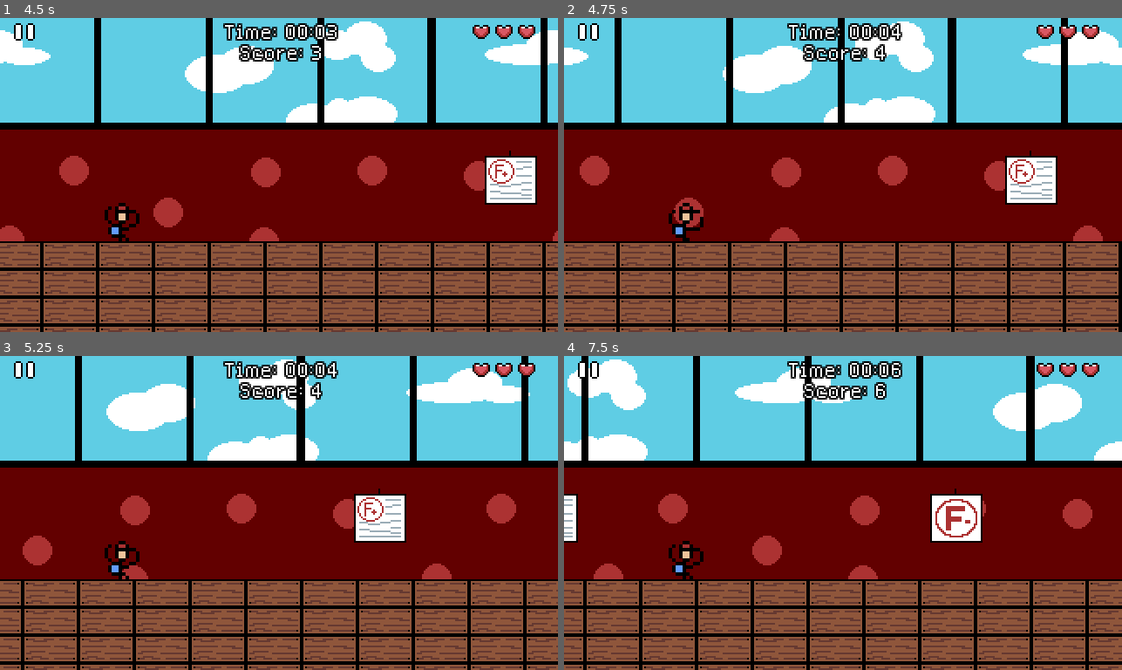
Above: before the commit, frames 1-4 (two rows, left to right).
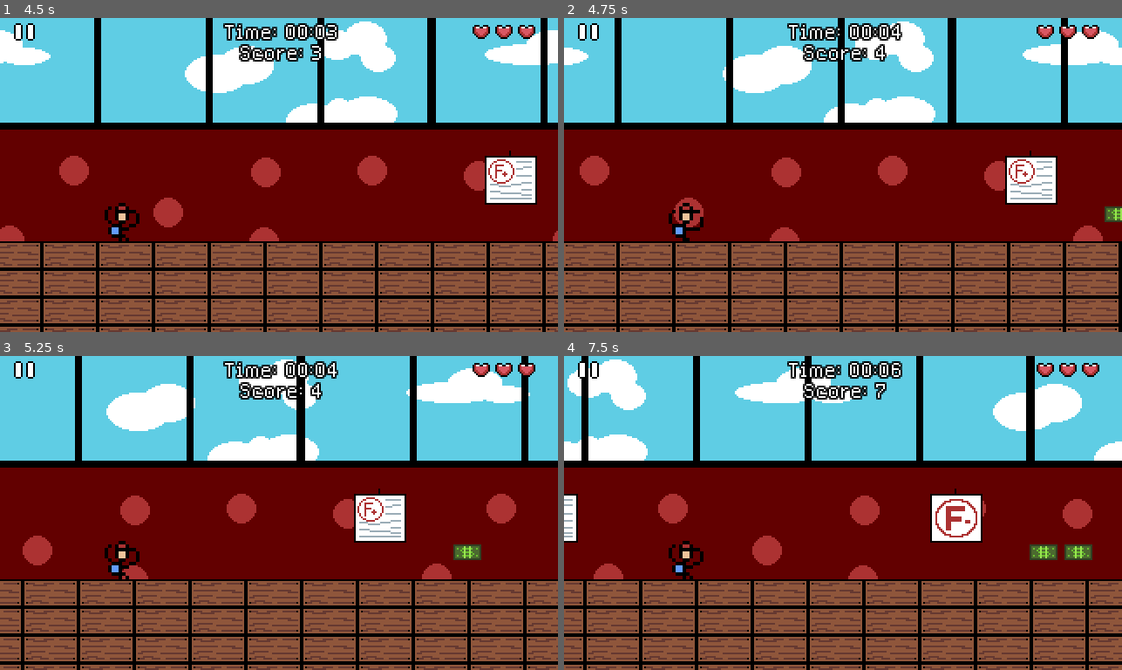
Above: after the commit, the same moments.

Repository: jmate03/Senior-Scramble
Game: Godot game, scene res://scenes/main_menu.tscn
Same seed, same stepped clock (60 frames per second), same inputs: the game is played once before the commit and once after it. Sound files missing from this copy of the repository are replaced by a short silence.
Inputs (mouse positions are in pixels of both pictures, inside the frame that each line leads up to):
- Up to frame 1 (4.5 s): click "Start Game!" at 0.5 s; move the mouse to (401, 159) at 1.27 s; hold Right (ui_right) 1.28-2.78 s; right-click (401, 159) at 1.35 s; click (401, 159) at 1.52 s; move the mouse to (167, 190) at 2.02 s; right-click (167, 190) at 2.1 s; click (167, 190) at 2.27 s; move the mouse to (334, 105) at 2.77 s; hold Left (ui_left) 2.78-3.53 s; right-click (334, 105) at 2.85 s; move the mouse to (251, 237) at 3.52 s; hold Right (ui_right) from 3.53 s (still down); right-click (251, 237) at 3.6 s; click (251, 237) at 3.77 s; move the mouse to (446, 222) at 4.27 s; right-click (446, 222) at 4.35 s
- Up to frame 2 (4.75 s): keep holding Right (ui_right); click (1010, 222) at 4.52 s
- Up to frame 3 (5.25 s): move the mouse to (111, 465) at 5.02 s; release Right (ui_right) at 5.03 s; hold Left (ui_left) from 5.03 s (still down); right-click (111, 465) at 5.1 s
- Up to frame 4 (7.5 s): click (675, 465) at 5.27 s; move the mouse to (870, 513) at 5.77 s; release Left (ui_left) at 5.78 s; hold Right (ui_right) 5.78-6.53 s; right-click (870, 513) at 5.85 s; move the mouse to (759, 434) at 6.52 s; hold Left (ui_left) from 6.53 s (still down); right-click (759, 434) at 6.6 s; click (759, 434) at 6.77 s; move the mouse to (965, 497) at 7.27 s; right-click (965, 497) at 7.35 s

Frame 1 is identical in both runs. In frame 2, 0.2% of the frame differs, in the area x 96-100%, y 60-65%; in frame 3, 0.2%; in frame 4, 0.6%, in the area x 55-95%, y 8-65%.

Commit message:
added collectible dollar and sfx

Diff:
--- a/scenes/background.tscn
+++ b/scenes/background.tscn
@@ -1,6 +1,6 @@
 [gd_scene load_steps=4 format=3 uid="uid://dapy7lw0hgcdd"]
 
-[ext_resource type="Script" uid="uid://c4w5pwijtbdg3" path="res://scenes/background.gd" id="1_jougr"]
+[ext_resource type="Script" uid="uid://c4w5pwijtbdg3" path="res://scripts/background.gd" id="1_jougr"]
 [ext_resource type="Texture2D" uid="uid://bive1h6th8syu" path="res://assets/Background/parallax2.png" id="1_y0upk"]
 [ext_resource type="Texture2D" uid="uid://djdn0cdx5ljfw" path="res://assets/Background/parallax1.png" id="2_jougr"]
 
--- /dev/null
+++ b/scenes/dollar.tscn
@@ -0,0 +1,23 @@
+[gd_scene load_steps=5 format=3 uid="uid://benlml5bb31f0"]
+
+[ext_resource type="Script" uid="uid://tixdgldlnxbk" path="res://scripts/dollar.gd" id="1_7ohs3"]
+[ext_resource type="Texture2D" uid="uid://b61jcyusm01nm" path="res://assets/Background/dollar.png" id="2_c6fjb"]
+[ext_resource type="AudioStream" uid="uid://yh8k8ta0dhio" path="res://assets/Sound/sen_dollar.mp3" id="3_c6fjb"]
+
+[sub_resource type="RectangleShape2D" id="RectangleShape2D_7ohs3"]
+size = Vector2(16, 9)
+
+[node name="Dollar" type="Area2D"]
+script = ExtResource("1_7ohs3")
+
+[node name="Sprite2D" type="Sprite2D" parent="."]
+texture = ExtResource("2_c6fjb")
+
+[node name="CollisionShape2D" type="CollisionShape2D" parent="."]
+position = Vector2(0, -0.5)
+shape = SubResource("RectangleShape2D_7ohs3")
+
+[node name="DollarSFX" type="AudioStreamPlayer2D" parent="."]
+stream = ExtResource("3_c6fjb")
+
+[connection signal="body_entered" from="." to="." method="_on_body_entered"]
--- a/scenes/main_menu.tscn
+++ b/scenes/main_menu.tscn
@@ -7,7 +7,7 @@
 [ext_resource type="Script" uid="uid://3orj5xv2jc2v" path="res://scripts/idle_player.gd" id="4_wu84c"]
 [ext_resource type="Texture2D" uid="uid://d3pyr6jq2ve7f" path="res://assets/UI/backbutton.png" id="5_8ln24"]
 [ext_resource type="Texture2D" uid="uid://bdgtabhuv5ykd" path="res://assets/Obstacles/textbooks.png" id="7_tbmy8"]
-[ext_resource type="Script" uid="uid://bk0whsmeec4u5" path="res://scenes/tab_container.gd" id="8_5dd4i"]
+[ext_resource type="Script" uid="uid://bk0whsmeec4u5" path="res://scripts/tab_container.gd" id="8_5dd4i"]
 [ext_resource type="Texture2D" uid="uid://dslxltcj0sard" path="res://assets/Obstacles/papers.png" id="8_jk1qb"]
 
 [sub_resource type="AtlasTexture" id="AtlasTexture_rcqid"]
--- a/scenes/music_controller.tscn
+++ b/scenes/music_controller.tscn
@@ -1,6 +1,6 @@
 [gd_scene load_steps=4 format=3 uid="uid://cry1hbm561ixp"]
 
-[ext_resource type="Script" uid="uid://cv0wfch6jagxa" path="res://scenes/music_controller.gd" id="1_nuwea"]
+[ext_resource type="Script" uid="uid://cv0wfch6jagxa" path="res://scripts/music_controller.gd" id="1_nuwea"]
 [ext_resource type="AudioStream" uid="uid://4vyy13u2ls3a" path="res://assets/Sound/SeniorScrambleBGM.wav" id="1_o7k1f"]
 [ext_resource type="AudioStream" uid="uid://cr74l4i2ub1he" path="res://assets/Sound/sen_menu.mp3" id="3_a2hxn"]
 
--- a/scenes/obstacle_spawner.tscn
+++ b/scenes/obstacle_spawner.tscn
@@ -1,10 +1,12 @@
-[gd_scene load_steps=4 format=3 uid="uid://ctlp3dhm2xje3"]
+[gd_scene load_steps=5 format=3 uid="uid://ctlp3dhm2xje3"]
 
 [ext_resource type="Script" uid="uid://cagmmr20c8ihk" path="res://scripts/obstacle_spawner.gd" id="1_vyba0"]
 [ext_resource type="PackedScene" uid="uid://dsn2ivnlhc0x0" path="res://scenes/ob_papers.tscn" id="2_gmt3g"]
 [ext_resource type="PackedScene" uid="uid://cyhhe436fvjub" path="res://scenes/ob_textbooks.tscn" id="3_0ghqo"]
+[ext_resource type="PackedScene" uid="uid://benlml5bb31f0" path="res://scenes/dollar.tscn" id="4_0ghqo"]
 
 [node name="obstacle_spawner" type="Node2D"]
 script = ExtResource("1_vyba0")
 obstacle_scenes = Array[PackedScene]([ExtResource("2_gmt3g"), ExtResource("3_0ghqo")])
+dollar_scene = ExtResource("4_0ghqo")
 ground_y_position = 113.0
--- a/scenes/player.tscn
+++ b/scenes/player.tscn
@@ -133,7 +133,7 @@
 position = Vector2(0, -9)
 sprite_frames = SubResource("SpriteFrames_t53lx")
 animation = &"run"
-frame_progress = 0.796587
+frame_progress = 0.950036
 
 [node name="StandingCollision" type="CollisionShape2D" parent="."]
 position = Vector2(0, -8)
--- /dev/null
+++ b/scripts/dollar.gd
@@ -0,0 +1,31 @@
+extends Area2D
+@export var dollar_value: int = 1
+@export var speed: float = 100.0
+@onready var dollarsfx = $DollarSFX
+
+# Called when the node enters the scene tree for the first time.
+func _ready() -> void:
+	body_entered.connect(_on_body_entered)
+
+
+# Called every frame. 'delta' is the elapsed time since the previous frame.
+func _process(delta: float) -> void:
+	position.x -= speed*delta
+	if position.x < -100:
+		queue_free()
+
+
+func _on_body_entered(body: Node2D) -> void:
+	if body.is_in_group("player"):
+		dollarsfx.pitch_scale = randf_range(0.9,1.3)
+		dollarsfx.play()
+		collect(body)
+
+func collect(player):
+	if player.has_method("collect_dollar"):
+		player.collect_dollar(dollar_value)
+		visible = false
+		$CollisionShape2D.set_deferred("disabled", true)
+
+		await dollarsfx.finished
+	queue_free()
--- a/scripts/game.gd
+++ b/scripts/game.gd
@@ -23,6 +23,8 @@
 
 	%"Pause Menu".hide()
 	%"Game Over".hide()
+
+	$Player.dollar_collected.connect(_on_dollar_collected)
 	start_game()
 
 
@@ -53,6 +55,8 @@
 	var seconds = int(time_elapsed) % 60
 	$"UI/Time Elapsed Label".text = "Time: %02d:%02d" % [minutes, seconds]
 
+func _on_dollar_collected(value: int):
+	score += value
 func _on_player_game_over():
 	game_running = false
 	game_over = true
--- a/scripts/obstacle_spawner.gd
+++ b/scripts/obstacle_spawner.gd
@@ -1,6 +1,7 @@
 extends Node2D
 
 @export var obstacle_scenes: Array[PackedScene] = []
+@export var dollar_scene: PackedScene
 
 @export var spawn_x_position := 350.0
 @export var ground_y_position := 128.5
@@ -22,6 +23,7 @@
 
 	if time_until_next_spawn <= 0:
 		spawn_obstacle()
+		spawn_dollars()
 		next_spawn()
 
 func next_spawn():
@@ -37,6 +39,18 @@
 
 	add_child(obstacle)
 
+func spawn_dollars():
+	if not dollar_scene:
+		print("Error no dollar scene")
+		return
+	#print("spawning dollars")
+	var dollar_offset_x = spawn_x_position + 50
+	var num_dollars = randi_range(1,3)
+	for i in range(num_dollars):
+		var dollar = dollar_scene.instantiate()
+		dollar.position = Vector2(dollar_offset_x + (i*20), ground_y_position)
+		add_child(dollar)
+		#print("dollar spawned at: ", dollar.position)
 func stop_spawn():
 	set_process(false)
 
--- a/scripts/player.gd
+++ b/scripts/player.gd
@@ -15,11 +15,13 @@
 signal hit
 signal lives_changed(new_lives)
 signal game_over
+signal dollar_collected
 
 var lives: int = 3
 var is_invulnerable = false
 
 func _ready():
+	add_to_group("player")
 	standing_collision.disabled = false
 	ducking_collision.disabled = true
 
@@ -92,12 +94,15 @@
 
 	if lives <= 0:
 		is_dead = true
+		collision_layer = 0
+		collision_mask = 0
 		emit_signal("game_over")
 		set_physics_process(false)
 	else:
 		hitsfx.play()
 		become_invulnerable()
 
+# Grace period between taking a hit
 func become_invulnerable():
 	is_invulnerable = true
 
@@ -111,3 +116,7 @@
 	await get_tree().create_timer(2.0).timeout
 	is_invulnerable = false
 	animated.modulate.a = 1.0
+
+
+func collect_dollar(value: int):
+	emit_signal("dollar_collected",value)
Binary file added: assets/Background/dollar.png
Not shown, added: assets/Background/dollar.png.import
Not shown, added: assets/Sound/sen_dollar.mp3.import
Renamed: scenes/background.gd -> scripts/background.gd
Renamed: scenes/background.gd.uid -> scripts/background.gd.uid
Not shown, added: scripts/dollar.gd.uid
Renamed: scenes/music_controller.gd -> scripts/music_controller.gd
Renamed: scenes/music_controller.gd.uid -> scripts/music_controller.gd.uid
Renamed: scenes/tab_container.gd -> scripts/tab_container.gd
Renamed: scenes/tab_container.gd.uid -> scripts/tab_container.gd.uid
Not shown, added: assets/Sound/sen_dollar.mp3
